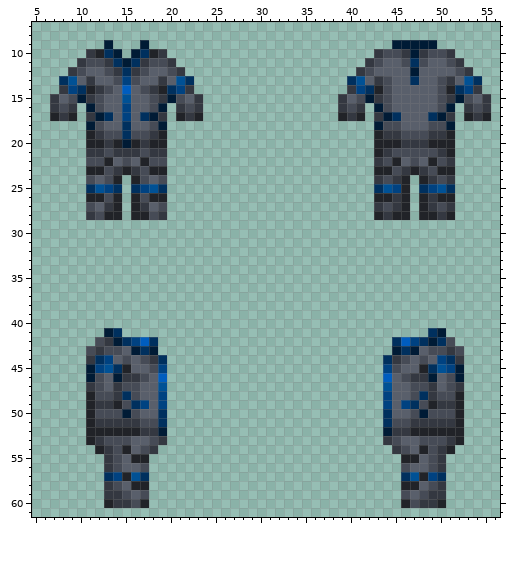
Pixel-art sprite, stored at Resources/Textures/Goobstation/Clothing/Uniforms/Jumpsuit/blueshield_officer.rsi/equipped-INNERCLOTHING.png. The picture above was drawn from the file before the commit.
The file is 64x64 pixels. Colours within 5 levels of each other are drawn and written as one. Shown: x 5..56, y 7..61.
Now the later version:
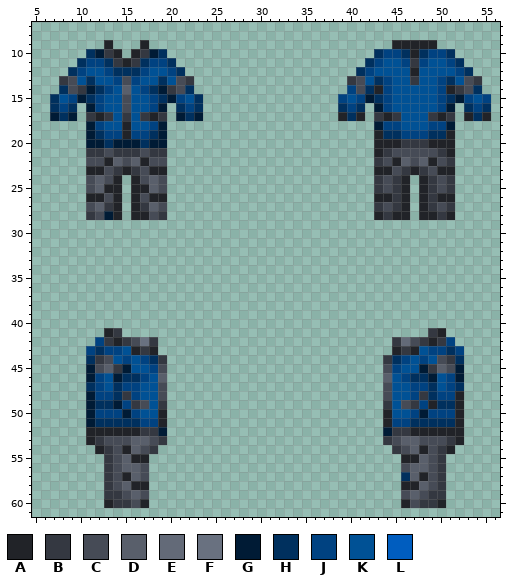
Palette (. is transparent): A #212328  B #343841  C #464b56  D #595f6b  E #636a78  F #697180  G #001b35  H #00305e  J #004281  K #005195  L #005dbf
Change:
Changed rows in their new state; - is an unchanged pixel.
first column x 7:
 9 ------A---A---------------------------AAAAA------
10 ----HGBA-ABGH-----------------------HJJHAHJJH----
11 ---HJJHBABHJJH---------------------HJKKJBJKKJH---
12 --HJKKJH-HJKKJH-------------------HJKKKKAKKKKJH--
13 -BCKHKKJCJKKHKCB-----------------BCKHJKKBKKJHKCB-
14 -HCBGHJKDKJHGBCH-----------------JC--JKKKKKJ-BCH-
15 HKJ-HJKKCKKJH-JKH---------------JKJ-HJKKKKKJH-JKJ
16 HJH--JKKCKKJ--HJH---------------HJH--JKKKKKJ--HJH
17 GHG--ABKBKBA--GHG----------------H---ABKKKBA---H-
18 -----JKKAKKJ-------------------------JJKKKJJ-----
19 ----GHJJAJJHG------------------------HHJJJHH-----
20 ----GGHG-GHGG------------------------------------
first column x 11:
25 CDAA-AADC-----------------------BCB--ABCB
28 --G--------------------------------------
first column x 11:
41 --AB----------------------------------BA--
42 -J-ABCFB--------------------------BECBABJ-
43 JHJJKABA--------------------------ABAKJJHJ
44 HBCKJKJHB------------------------BHJKJKCBH
45 -CDBGKKJC------------------------CJKKGBDC-
46 -JK-HHJKD------------------------DKJHH-KJ-
47 HJKHJJKKC------------------------CKKJJHKJH
48 GJJHBJKKC------------------------CKKJBHJJ-
49 GHHGJBCKB------------------------BKCBJ-HH-
50 GJJJ-JKKA------------------------AKKJ-JJJ-
51 GHHHHHJJA------------------------AJJHHHHH-
first column x 13:
57 BC-DC-----------------------------D-CB
Boxes around the changes in both pictures, in picture pixels (x1, y1, x2, y2):
changed: (50, 40, 203, 148)
changed: (338, 40, 491, 139)
changed: (86, 184, 167, 220)
changed: (374, 184, 455, 193)
changed: (86, 328, 167, 427)
changed: (383, 328, 464, 427)
changed: (104, 472, 149, 481)
changed: (410, 472, 446, 481)
